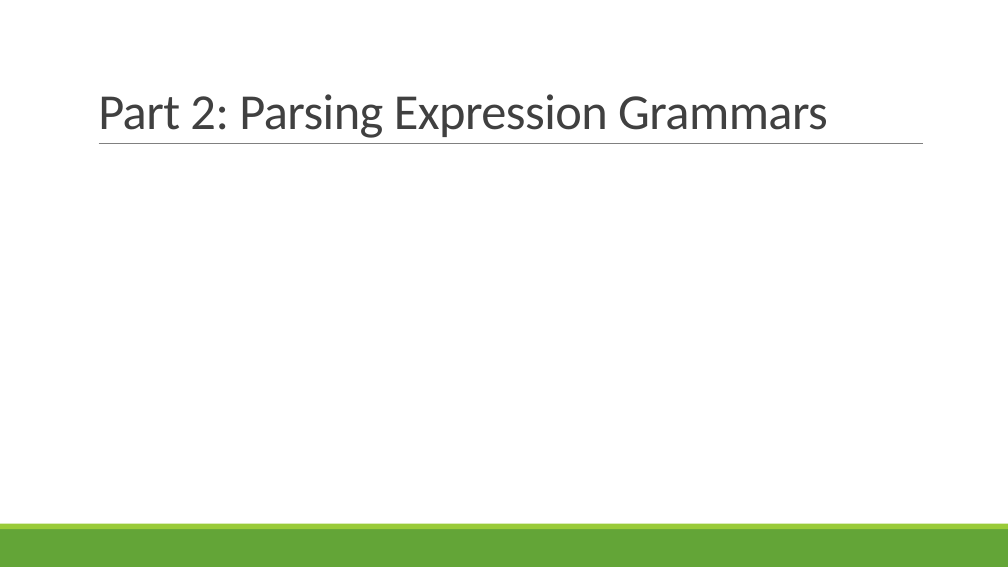
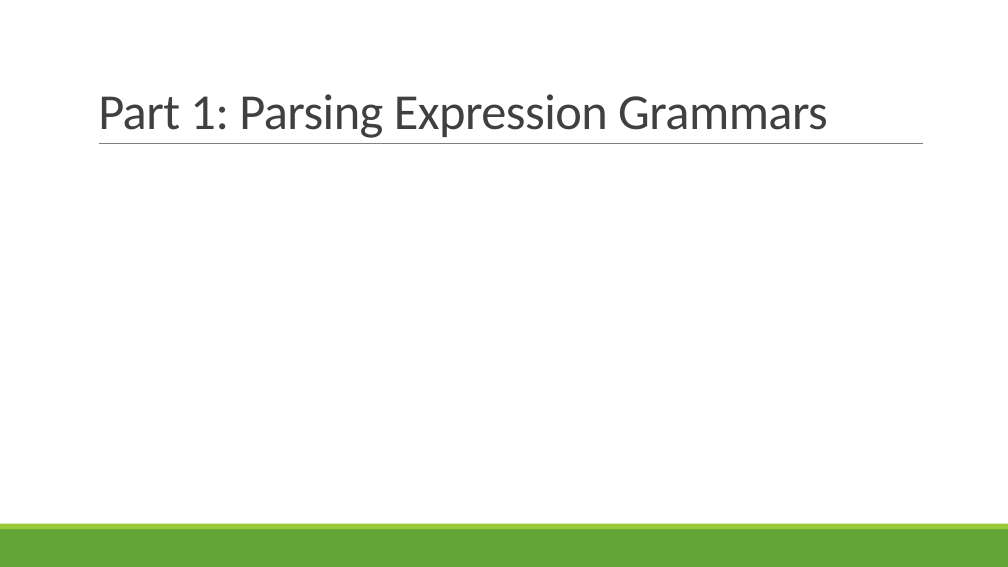
Before and after one commit to rbohrer/pl-course, a slide deck: slide 7 of LectureSlides/04ASTPEG.pptx. Drawn at 1008x567 pixels with LibreOffice and Linux fonts; fonts in the diff are those of the drawing. Boxes give left, top, right and bottom in pixels: in the first picture for what was removed or moved away, otherwise in the second. Text is boxed around its words. In the diff, an @@ line names an element or a change of style, - is before the commit and + after.

```diff
--- a/LectureSlides/04ASTPEG.pptx
+++ b/LectureSlides/04ASTPEG.pptx
@@ title at box(98, 94, 828, 138): text changed @@
-Part 2: Parsing Expression Grammars
+Part 1: Parsing Expression Grammars
```
Also in this commit, not shown: 3 other slides changed, 2 slides added.
